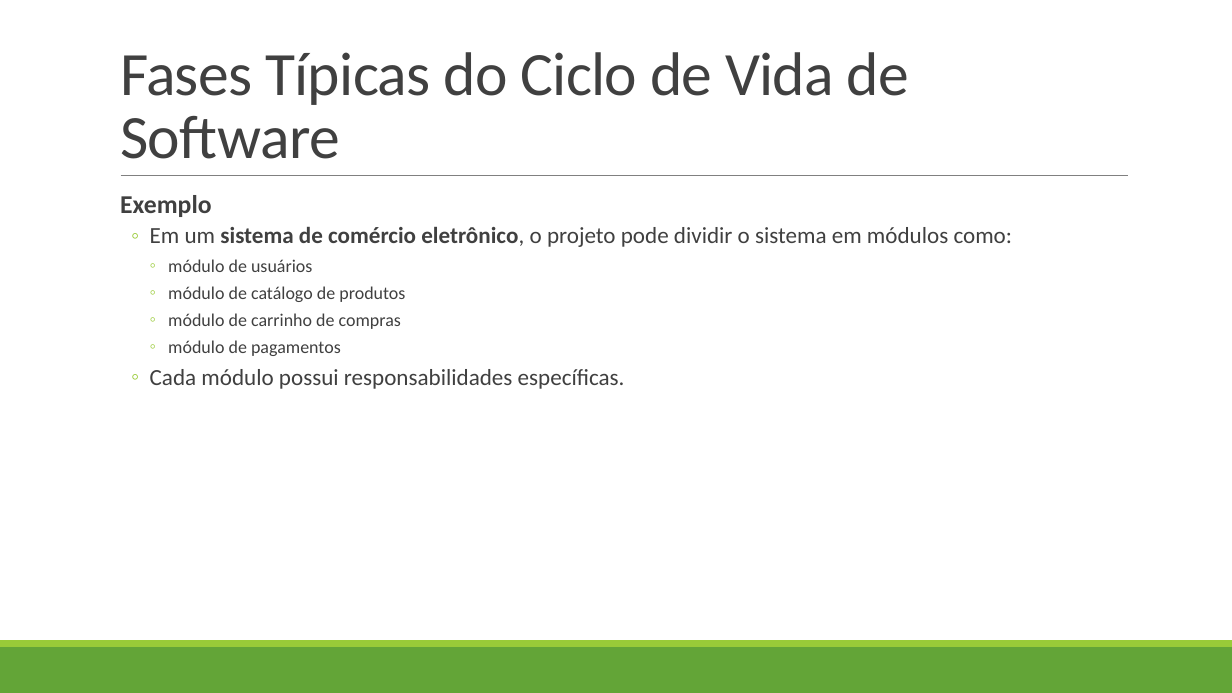
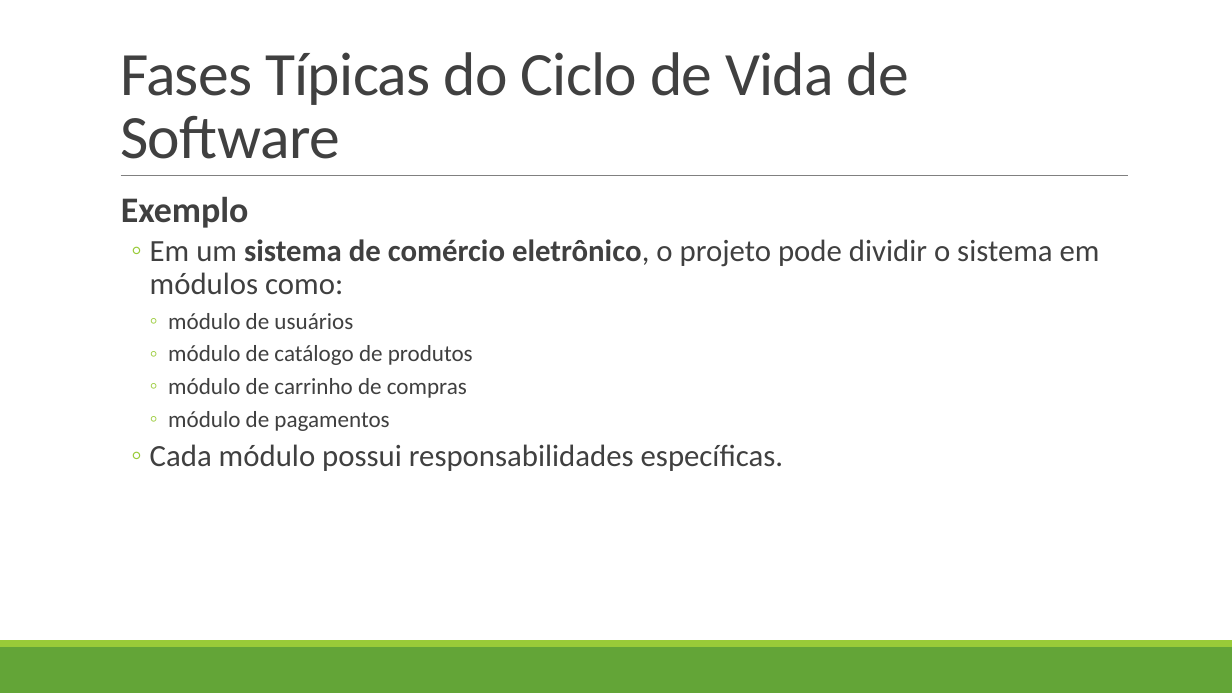
Before and after one commit to profAndreSouza/Material, a slide deck: slide 20 of Engenharia de Software/04 Ciclo de Vida de Software.pptx. Drawn at 1232x693 pixels with LibreOffice and Linux fonts; fonts in the diff are those of the drawing. Boxes give left, top, right and bottom in pixels: in the first picture for what was removed or moved away, otherwise in the second. Text is boxed around its words. In the diff, an @@ line names an element or a change of style, - is before the commit and + after.

```diff
--- a/Engenharia de Software/04 Ciclo de Vida de Software.pptx
+++ b/Engenharia de Software/04 Ciclo de Vida de Software.pptx
@@ text "Exemplo" at [121, 196, 1100, 471]: size 20 to 28 pt in "Exemplo"; size 18 to 24 pt in "Em um sistema de comércio eletrônico, o ...", "Cada módulo possui responsabilidades específicas."; size 14 to 18 pt in "módulo de usuários", "módulo de catálogo de produtos", "módulo de carrinho de compras", "módulo de pagamentos" @@
```
Also in this commit, not shown: 32 other slides changed, 2 other files.
